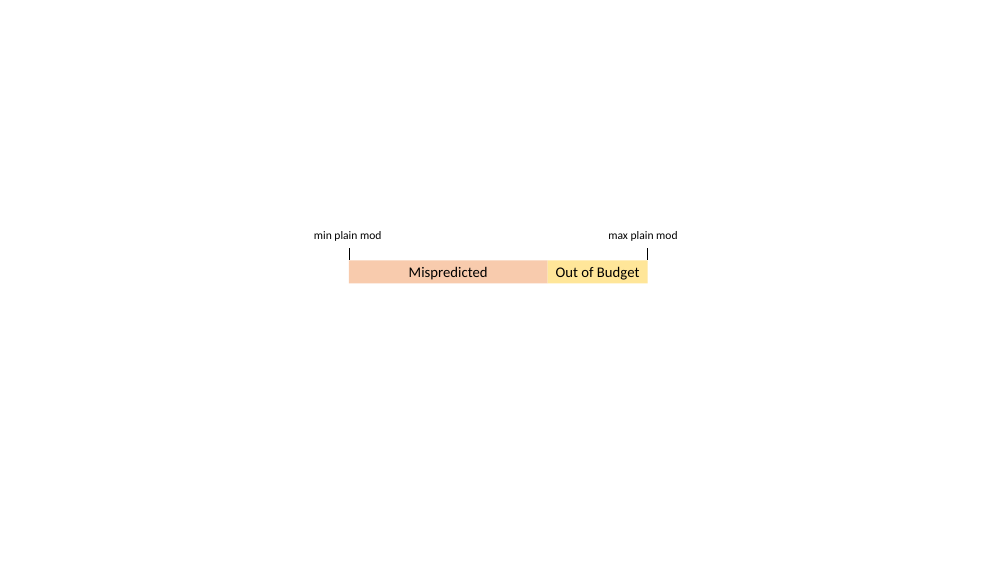
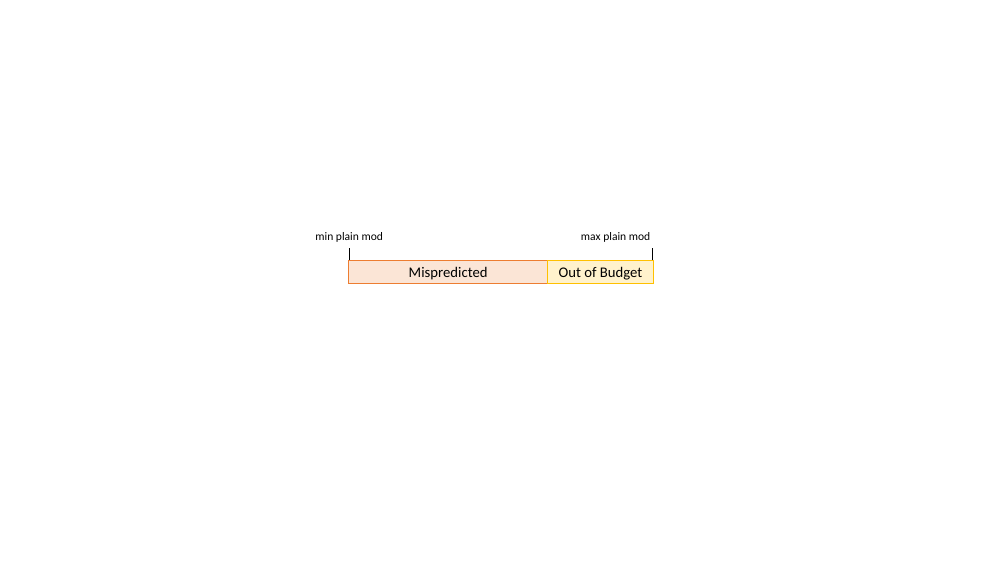
Before and after one commit to barlettacarmen/CrCNN, a slide deck: slide 3 of Doc/Img/Immagini_tesi.pptx. Drawn at 1008x567 pixels with LibreOffice and Linux fonts; fonts in the diff are those of the drawing. Boxes give left, top, right and bottom in pixels: in the first picture for what was removed or moved away, otherwise in the second. Text is boxed around its words. In the diff, an @@ line names an element or a change of style, - is before the commit and + after.

```diff
--- a/Doc/Img/Immagini_tesi.pptx
+++ b/Doc/Img/Immagini_tesi.pptx
@@ text "max plain mod" moved from (x1=608, y1=231, x2=677, y2=241) to (x1=581, y1=232, x2=650, y2=242) @@
@@ rectangle "Mispredicted" at (x1=349, y1=261, x2=547, y2=284): fill #F8CBAD to #FBE5D6; outline none to #ED7D31 1 pt @@
@@ rectangle "Out of Budget" resized from (x1=547, y1=261, x2=647, y2=284) to (x1=547, y1=261, x2=653, y2=284) @@
@@ rectangle "Out of Budget" at (x1=547, y1=261, x2=653, y2=284): fill #FFE699 to #FFF2CC; outline none to #FFC000 1 pt @@
@@ line moved from (647, 249) - (647, 261) to (653, 249) - (653, 261) @@
```
Also in this commit, not shown: 1 other slide changed, 1 slide added, 4 other files.
